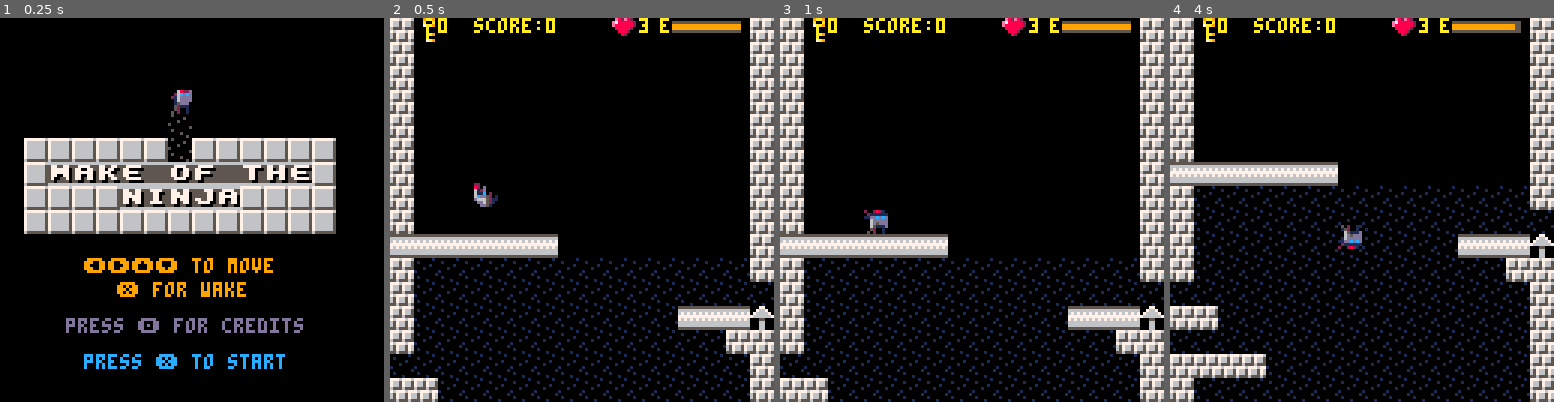
Above: before the commit, frames 1-4 (left to right).
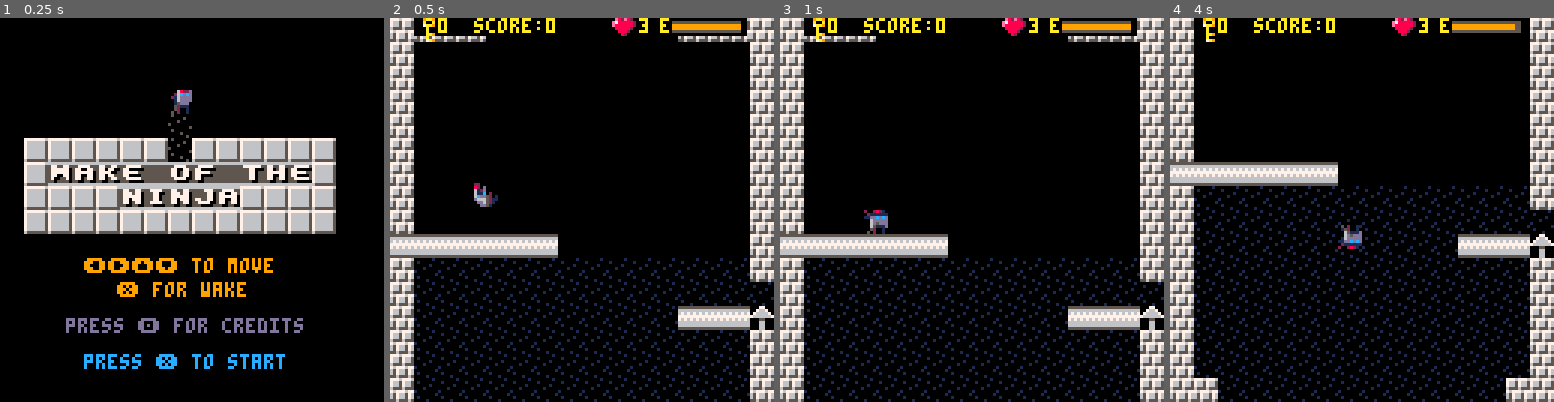
Above: after the commit, the same moments.

Repository: ggaughan/wake-of-the-ninja
Game: PICO-8 cartridge wakey.p8
The game is run twice, just before and just after one commit, with the same random seed, the same clock (stepped at 60 frames per second) and the same inputs.
Inputs:
- Up to frame 1 (0.25 s): no input
- Up to frame 2 (0.5 s): tap X (X key) at 0.33 s
- Up to frame 3 (1 s): tap O (Z key) at 0.7 s
- Up to frame 4 (4 s): tap X (X key) at 1.07, 1.85, 2.97 s; hold Right 1.6-2.1 s; tap O (Z key) every 0.4 s from 1.7 to 3.7 s; hold Up 2.15-2.42 s; hold Right 2.47-3.03 s; hold Left 3.08-3.58 s; hold Down 3.63-3.97 s

Frame 1 is identical in both runs. In frame 2, 1.8% of the frame differs, in the area x 0-94%, y 0-100%; in frame 3, 1.8%; in frame 4, 3.5%, in the area x 0-94%, y 62-100%.

Commit message:
Delay after game over

Diff:
--- a/wakey.p8
+++ b/wakey.p8
@@ -19,6 +19,7 @@
 s_menu = 19
 
 die_duration = 60
+game_over_delay = 60
 
 t,r,b,l="t","r","b","l"
 l_swim="l_swim"
@@ -172,11 +173,11 @@
 points_limit = 32000
 
 if debug then
-	w_h = 100
-	room_margin = 20
- room_chance = 0.05
-	max_ledge_gap = 10 -- < max_energy = too easy
-	key_seq_dur = 0.1
+	--w_h = 100
+	--room_margin = 20
+ --room_chance = 0.05
+	--max_ledge_gap = 10 -- < max_energy = too easy
+	--key_seq_dur = 0.1
 	--drain_rate = 1/2
 --w_g_y = 0
 end
@@ -557,12 +558,13 @@
 	 if (sound) sfx(s_menu)
 		show_credits = not show_credits
 	end
-	if btnp(❎) then
+	if btnp(❎) and pl.t > game_over_delay then
 		reload(0x2000, 0x2000, 0x1000)  -- reset doors, key-takes etc.
 		-- todo clear room 0,0 to avoid flash of intro
 		if (sound) music(-1)
 		_init(true)  -- auto start
 	end
+	pl.t += 1
 end
 
 _update_fail = _update_success
@@ -661,12 +663,13 @@
 	  local c = pl.t - wk[3]
 	  c = wake_colour[c%#wake_colour+1]
 	  ovalfill(ox-ow,oy-oh,ox+ow,oy+oh, c)
-	  --if (debug) rect(ox-ow,oy-oh,ox+ow,oy+oh, 11)
+	  if (debug) rect(ox-ow,oy-oh,ox+ow,oy+oh, 11)
 	  -- check if any enemies are killed by this
 			for e in all(enemy) do
 			 if e.state != enemy_die then
 		   local x=ox+ow - ((e.x)*8-4)
 		   local y=oy+oh - ((e.y)*8-4)
+			  if (debug) rect(e.x*8-(e.w*8),e.y*8-(e.h*8),e.x*8+4,e.y*8+4, 14)
 	    --printh("k?:"..x..","..y..":"..ow+e.w.." "..oh+e.h)
 		   if ((abs(x) < (ow*1.8+e.w*8)) and
 		      (abs(y) < (oh*1.8+e.h*8)))
@@ -1263,7 +1266,6 @@
 			pl.keys[key] = false
 			pl.key_count -= 1
 			-- todo perhaps animate key from player to slot
-			--if (sound) music(24)
 			if (sound) sfx(s_highlow)
 		end
 	end
@@ -1310,8 +1312,9 @@
 					if (sound) music(0)
 					if (debug) printh("enemies:"..#enemy)
 					if (debug) printh("actors:"..#actor)
+					_draw = _draw_success
+					pl.t = 0
 					_update = _update_success
-					_draw = _draw_success
 				else
 				 -- todo skip if already done - set room flag
 				 -- convert items on map into dynamic objects
@@ -1627,8 +1630,9 @@
  if pl.lives <= 0 then
 		-- game over
 		if (sound) music(23)
+		_draw = _draw_fail
+		pl.t = 0
 		_update = _update_fail
-		_draw = _draw_fail
 	end
 end
 
@@ -1731,6 +1735,13 @@
 		wake[i]={-1,-1,-1}
 	end
 end
+
+function wait(a)
+	for i = 1,a do
+		flip()
+ end
+end
+
 __gfx__
 00012000606660666066606660666066606660666066606616666661feeeeee87bbbbbb30000004000000030000300000b0dd030777777674f9f4fff7999a999
 07d1257000000000000000000000000000000000007777006d6666d6e8888882b3333331040000000300000003000030d3000b0d76777777fffff9f49999979a
